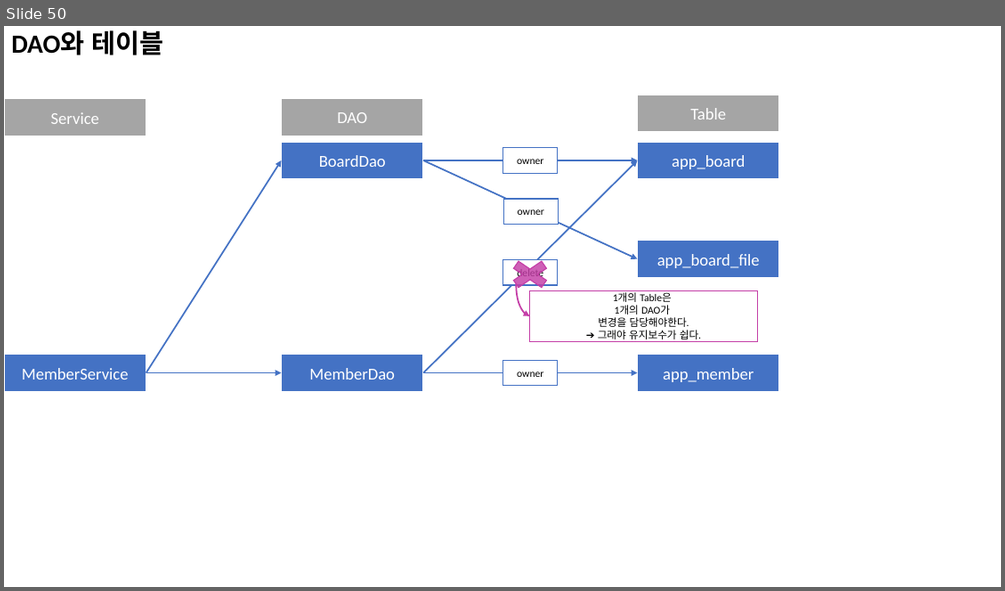
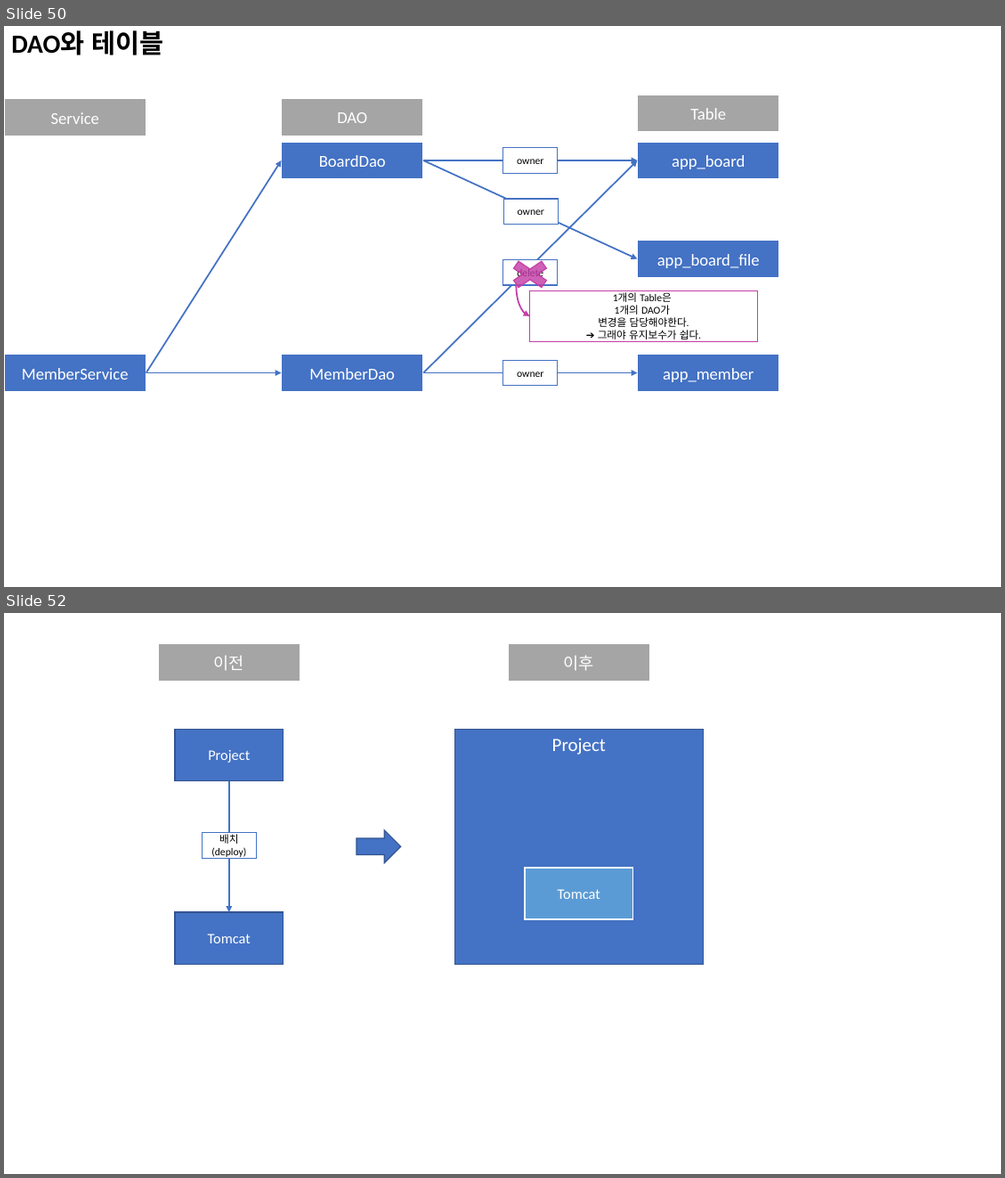
Before and after one commit to Dingadung/2022-study-workspace, a slide deck: study-note/자바/2022-10-11 내용정리.pptx. Shown one above the other, each under a label of ours: slide 50 before the commit, slides 50 and 52 after it; the slides between them are not shown. The pictures are 1005x591 and 1005x1178 pixels, drawn with LibreOffice and Linux fonts; fonts in the diff are those of the drawing. Boxes give left, top, right and bottom in pixels: in the first picture for what was removed or moved away, otherwise in the second. Text is boxed around its words. In the diff, an @@ line names an element or a change of style, - is before the commit and + after.

```diff
--- a/study-note/자바/2022-10-11 내용정리.pptx
+++ b/study-note/자바/2022-10-11 내용정리.pptx
@@ slide 52 added at (4, 613, 1001, 1174), background #FFFFFF @@
@@ rectangle added at (158, 643, 300, 682), fill #A5A5A5, outline #FFFFFF 1.5 pt, 16 pt, text #FFFFFF @@
+이전
@@ rectangle added at (508, 643, 650, 682), fill #A5A5A5, outline #FFFFFF 1.5 pt, 16 pt, text #FFFFFF @@
+이후
@@ rectangle added at (175, 729, 283, 780), fill #4472C4, outline #325491 1 pt, 14 pt, text #FFFFFF @@
+Project
@@ rectangle added at (455, 729, 704, 964), fill #4472C4, outline #325491 1 pt, 18 pt, text #FFFFFF @@
+Project
@@ arrow added from (229, 780) to (229, 912), #4472C4 1.5 pt @@
@@ rectangle added at (202, 833, 257, 859), fill #FFFFFF, outline #4472C4 1 pt, 10 pt, text #000000 @@
+배치
+(deploy)
@@ right arrow added at (356, 830, 400, 863), fill #4472C4, outline #325491 1 pt @@
@@ rectangle added at (525, 868, 633, 919), fill #5B9BD5, outline #FFFFFF 1.5 pt, 14 pt, text #FFFFFF @@
+Tomcat
@@ rectangle added at (175, 912, 283, 964), fill #4472C4, outline #325491 1 pt, 14 pt, text #FFFFFF @@
+Tomcat
```
Also in this commit, not shown: 1 other slide added, 49 other files.
